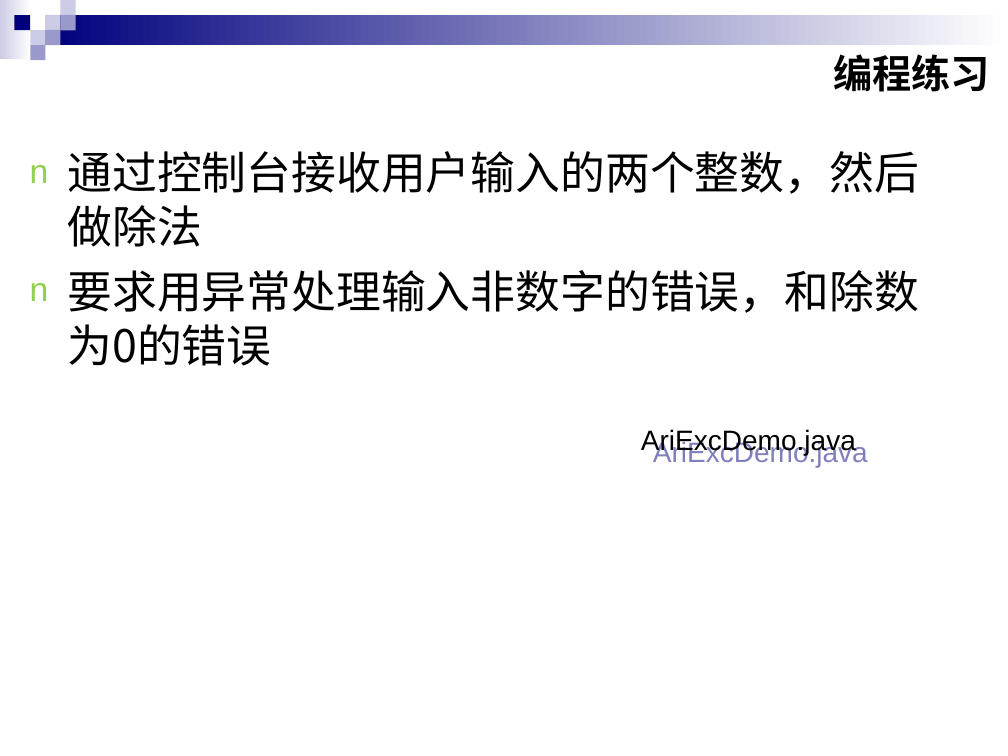
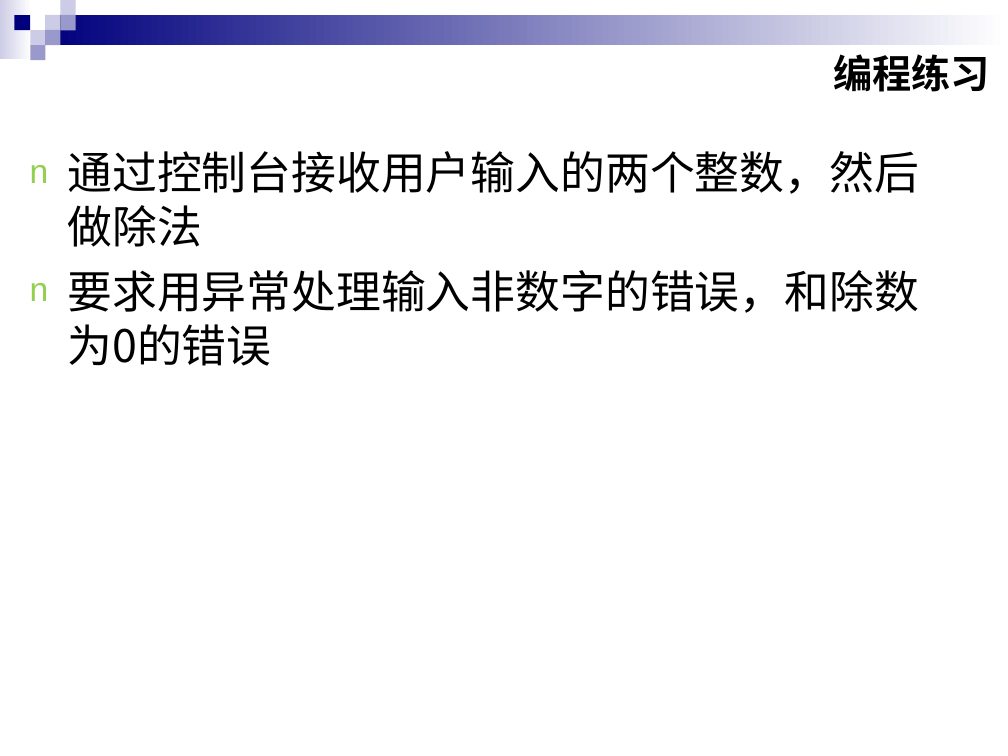
Before and after one commit to wjinshui/Network, a slide deck: slide 37 of PPTs/11-Java异常处理机制.ppt. Drawn at 1008x756 pixels with LibreOffice and Linux fonts; fonts in the diff are those of the drawing. Boxes give left, top, right and bottom in pixels: in the first picture for what was removed or moved away, otherwise in the second. Text is boxed around its words. In the diff, an @@ line names an element or a change of style, - is before the commit and + after.

```diff
--- a/PPTs/11-Java异常处理机制.ppt
+++ b/PPTs/11-Java异常处理机制.ppt
@@ text removed at (641, 429, 856, 456) @@
-AriExcDemo.java
```
Also in this commit, not shown: 1 other slide changed, 1 slide removed, 13 other files.
